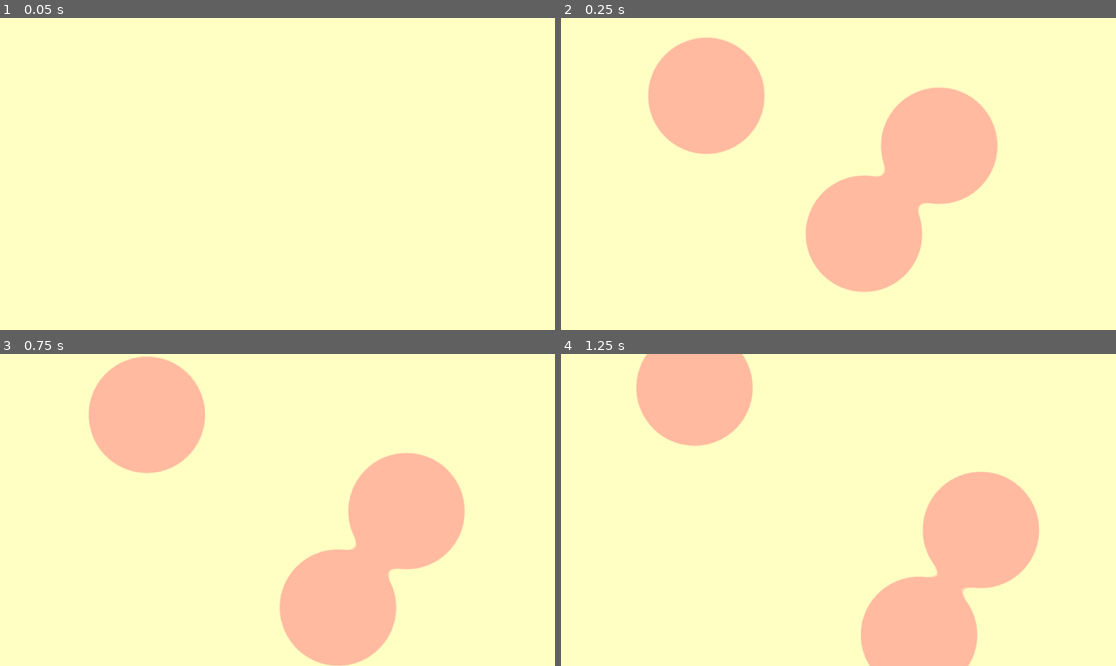
Above: before the commit, frames 1-4 (two rows, left to right).
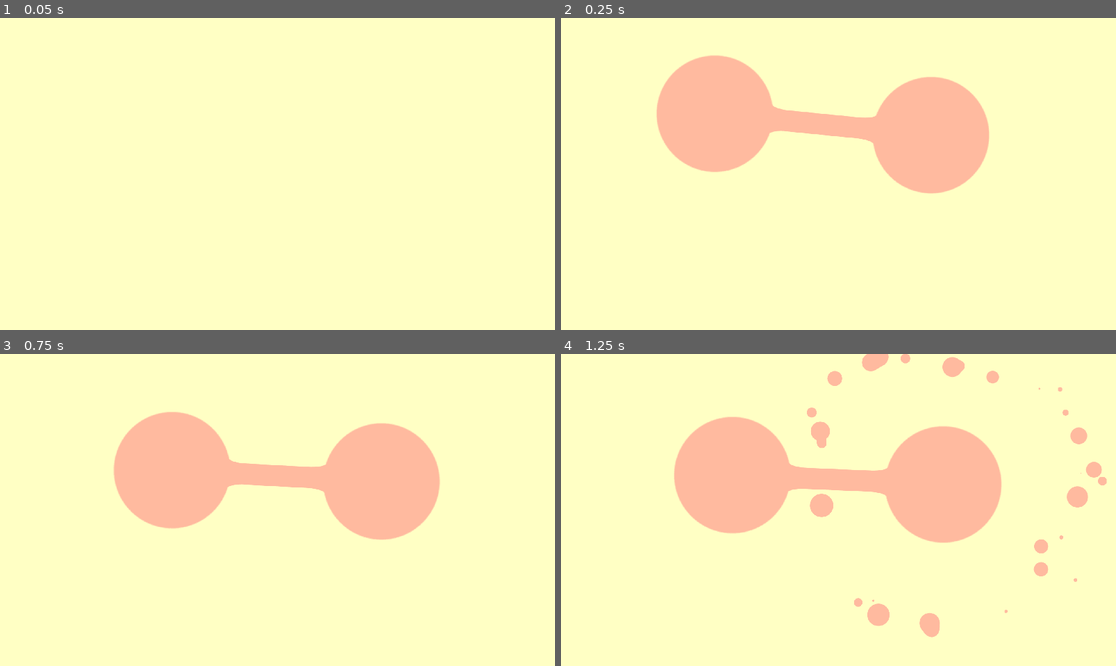
Above: after the commit, the same moments.

Repository: AlexeyBond/old-46-game
Game: Godot game, scene res://root.tscn
Two runs of this game, one before a commit and one after it. Both use one fixed random seed, a clock stepped at 60 frames per second and the inputs below.
Inputs (mouse positions are in pixels of both pictures, inside the frame that each line leads up to):
- Up to frame 1 (0.05 s): no input
- Up to frame 2 (0.25 s): no input
- Up to frame 3 (0.75 s): move the mouse to (399, 494) at 0.52 s; click (399, 494) at 0.6 s
- Up to frame 4 (1.25 s): no input

Frame 1 is identical in both runs. In frame 2, 12% of the frame differs, in the area x 15-79%, y 6-88%; in frame 3, 21%; in frame 4, 26%, in the area x 13-99%, y 0-100%.
Error before the commit: Invalid call. Nonexistent function 'set_seed' in base 'Node2D (ball.tscn::1)'.

Commit message:
ggwp

Diff:
--- a/ball.tscn
+++ b/ball.tscn
@@ -1,7 +1,8 @@
-[gd_scene load_steps=6 format=2]
+[gd_scene load_steps=8 format=2]
 
 [ext_resource path="res://additive-1.tres" type="Material" id=1]
 [ext_resource path="res://proc/sketch_200418a/sprite.png" type="Texture" id=2]
+[ext_resource path="res://sound/1_s.ogg" type="AudioStream" id=3]
 
 [sub_resource type="GDScript" id=1]
 script/source = "extends Node2D
@@ -10,13 +11,38 @@
 export(float, 0.5, 2) var size = 1
 
 var colors = [Color(1,0,0), Color(0,1,0), Color(0,0,1)];
+var sounds = [
+	[
+		load('res://sound/1_s.ogg'),
+		load('res://sound/2_s.ogg'),
+		load('res://sound/3_s.ogg'),
+	],
+	[
+		load('res://sound/1_s.ogg'),
+		load('res://sound/2_s.ogg'),
+		load('res://sound/3_s.ogg'),
+	],
+	[
+		load('res://sound/1_s.ogg'),
+		load('res://sound/2_s.ogg'),
+		load('res://sound/3_s.ogg'),
+	],
+];
 
 func randomize():
 	group = ceil(rand_range(-0.99, 2))
 	size = rand_range(0.5, 2)
 
 func _ready():
-	$RigidBody2D/sprite.modulate = colors[group]
+	get_node('../../Timer').connect('timeout', self, 'tick')
+	var group_sounds = sounds[group]
+	group_sounds.shuffle()
+	$AudioStreamPlayer.stream = group_sounds[0];
+	$AudioStreamPlayer.stream.set_loop(false)
+	$RigidBody2D/CPUParticles2D.modulate = colors[group]
+	$RigidBody2D/CPUParticles2D.transform = Transform2D(0, Vector2(0,0)).scaled(Vector2(size,size) * 1.1)
+	modulate = colors[group]
+	$RigidBody2D.linear_damp = 0.01
 	$RigidBody2D.linear_velocity = Vector2(0,rand_range(100, 300)).rotated(rand_range(0, 2.0*PI))
 	$RigidBody2D/sprite.scale = Vector2(size, size)
 	$RigidBody2D/CollisionShape2D.transform = $RigidBody2D/CollisionShape2D.transform.scaled(Vector2(size,size))
@@ -27,22 +53,70 @@
 
 func get_position():
 	return $RigidBody2D.get_global_transform().get_origin()
+
+var activated_since_last_tick = false
+var ticks_without_tick_activation = 0
+
+func activate():
+	$AudioStreamPlayer.play()
+	$RigidBody2D/CPUParticles2D.emitting = true
+	$RigidBody2D/CPUParticles2D.restart()
+	activated_since_last_tick = true
+
+var links = []
+
+func add_link(link):
+	links.append(link)
+	$RigidBody2D.linear_damp = 1
+
+func remove_link(link):
+	links.remove(links.find(link))
+	$RigidBody2D.linear_damp = 0.1
+	$RigidBody2D.linear_velocity = Vector2(0,rand_range(100, 300)).rotated(rand_range(0, 2.0*PI))
+
+func get_link_to(ball):
+	for link in links:
+		if link.connects(ball):
+			return link
+	return null
+
+func tick():
+	if activated_since_last_tick:
+		for link in links:
+			var peer = link.other_for(self)
+			peer.tick_activate()
+		activated_since_last_tick = false
+	ticks_without_tick_activation = ticks_without_tick_activation + 1
+
+func tick_activate():
+	if ticks_without_tick_activation > 1:
+		activate()
+		ticks_without_tick_activation = 0
+
 "
 
 [sub_resource type="PhysicsMaterial" id=2]
 friction = 0.0
+rough = true
 bounce = 1.0
+absorbent = true
 
 [sub_resource type="CircleShape2D" id=3]
 radius = 200.0
+
+[sub_resource type="Gradient" id=4]
+offsets = PoolRealArray( 0, 0.291829, 0.770428, 0.996109 )
+colors = PoolColorArray( 0, 0, 0, 1, 0.742188, 0.742188, 0.742188, 1, 0.372559, 0.372559, 0.372559, 1, 0, 0, 0, 1 )
 
 [node name="Node2D" type="Node2D"]
 script = SubResource( 1 )
 
 [node name="RigidBody2D" type="RigidBody2D" parent="."]
+mass = 748.0
 physics_material_override = SubResource( 2 )
 gravity_scale = 0.0
-linear_damp = 0.0
+linear_damp = 1.0
+angular_damp = 128.0
 
 [node name="CollisionShape2D" type="CollisionShape2D" parent="RigidBody2D"]
 shape = SubResource( 3 )
@@ -50,3 +124,24 @@
 [node name="sprite" type="Sprite" parent="RigidBody2D"]
 material = ExtResource( 1 )
 texture = ExtResource( 2 )
+
+[node name="CPUParticles2D" type="CPUParticles2D" parent="RigidBody2D"]
+material = ExtResource( 1 )
+emitting = false
+amount = 32
+one_shot = true
+explosiveness = 0.86
+texture = ExtResource( 2 )
+emission_shape = 1
+emission_sphere_radius = 35.19
+spread = 180.0
+gravity = Vector2( 0, 0 )
+initial_velocity = 1000.0
+linear_accel = -500.0
+scale_amount = 0.0
+scale_amount_random = 0.2
+color_ramp = SubResource( 4 )
+
+[node name="AudioStreamPlayer" type="AudioStreamPlayer" parent="."]
+pause_mode = 2
+stream = ExtResource( 3 )
--- a/content-1.tscn
+++ b/content-1.tscn
@@ -1,6 +1,7 @@
-[gd_scene load_steps=4 format=2]
+[gd_scene load_steps=5 format=2]
 
 [ext_resource path="res://ball.tscn" type="PackedScene" id=1]
+[ext_resource path="res://link.tscn" type="PackedScene" id=2]
 
 [sub_resource type="GDScript" id=1]
 script/source = "extends Node2D
@@ -11,7 +12,7 @@
 
 # Called when the node enters the scene tree for the first time.
 func _ready():
-	pass
+	$links/link1.init($balls/ball1, $balls/ball2)
 
 # Called every frame. 'delta' is the elapsed time since the previous frame.
 #func _process(delta):
@@ -20,8 +21,56 @@
 onready var balls = $balls
 
 onready var ballscene = load('res://ball.tscn')
+onready var linkscene = load('res://link.tscn')
+
+func get_ball_at_point_0(pt, a, b):
+	var space_state = get_world_2d().direct_space_state
+	var result = space_state.intersect_ray(pt + a, pt + b)
+
+	if not ('collider' in result):
+		return null
+
+	var may_be_ball = result['collider'].get_parent()
+	if may_be_ball.get_parent() == balls:
+		return may_be_ball
+
+	return null
+
+func get_ball_at_point(pt):
+	var ball = null
+
+	if not ball:
+		ball = get_ball_at_point_0(pt, Vector2(300,0), Vector2(-300,0))
+
+	if not ball:
+		ball = get_ball_at_point_0(pt, Vector2(0,300), Vector2(0,-300))
+
+	if not ball:
+		ball = get_ball_at_point_0(pt, Vector2(-300,0), Vector2(300,0))
+
+	if not ball:
+		ball = get_ball_at_point_0(pt, Vector2(0,-300), Vector2(0,300))
+
+	if not ball:
+		ball = get_ball_at_point_0(pt, Vector2(-300,0), Vector2(300,0))
+
+	if not ball:
+		ball = get_ball_at_point_0(pt, Vector2(0,-300), Vector2(0,300))
+
+	if not ball:
+		ball = get_ball_at_point_0(pt, Vector2(300,0), Vector2(-300,0))
+
+	if not ball:
+		ball = get_ball_at_point_0(pt, Vector2(0,300), Vector2(0,-300))
+
+	return ball
 
 func on_click(world_pos):
+	var exist_ball = get_ball_at_point(world_pos)
+	if exist_ball:
+		exist_ball.activate()
+		return
+
 	var new_ball = ballscene.instance()
 	new_ball.randomize()
 	new_ball.transform = Transform2D(0, world_pos)
@@ -32,7 +81,33 @@
 	var rect = Rect2(ch0pos, Vector2(0,0))
 	for ch in balls.get_children():
 		rect = rect.expand(ch.get_position())
-	return rect.grow(100)
+	return rect.grow(300)
+
+func start_drag(position):
+	return get_ball_at_point(position)
+
+func end_drag(first_ball, position):
+	if not first_ball:
+		return
+	var second_ball = get_ball_at_point(position)
+	if not second_ball:
+		return
+	if second_ball.group != first_ball.group:
+		return
+	if first_ball == second_ball:
+		return on_click(position)
+	var exist_link = first_ball.get_link_to(second_ball)
+
+	if exist_link:
+		exist_link.destroy()
+		return
+
+	var lnk = linkscene.instance()
+	$links.add_child(lnk)
+	lnk.init(first_ball, second_ball)
+
+
+
 "
 
 [sub_resource type="RectangleShape2D" id=2]
@@ -42,6 +117,7 @@
 script = SubResource( 1 )
 
 [node name="borders" type="Node2D" parent="."]
+editor/display_folded = true
 
 [node name="StaticBody2D" type="StaticBody2D" parent="borders"]
 
@@ -69,15 +145,16 @@
 
 [node name="balls" type="Node2D" parent="."]
 
-[node name="Node2D" parent="balls" instance=ExtResource( 1 )]
+[node name="ball1" parent="balls" instance=ExtResource( 1 )]
 position = Vector2( 25404, 17438.7 )
 group = 2
 
-[node name="Node2D2" parent="balls" instance=ExtResource( 1 )]
+[node name="ball2" parent="balls" instance=ExtResource( 1 )]
 position = Vector2( 26161.9, 17542 )
 group = 2
 
-[node name="Node2D3" parent="balls" instance=ExtResource( 1 )]
+[node name="ball3" parent="balls" instance=ExtResource( 1 )]
+visible = false
 position = Vector2( 25899.5, 17822.9 )
 group = 2
 
@@ -99,3 +176,11 @@
 margin_top = 31605.7
 margin_right = 400.508
 margin_bottom = 32217.7
+
+[node name="links" type="Node2D" parent="."]
+
+[node name="link1" parent="links" instance=ExtResource( 2 )]
+
+[node name="Timer" type="Timer" parent="."]
+wait_time = 1.6
+autostart = true
--- /dev/null
+++ b/link.gd
@@ -0,0 +1,63 @@
+extends Node2D
+
+
+var ball1
+var ball2
+var body1: RigidBody2D
+var body2: RigidBody2D
+var initialSpriteTransform: Transform2D
+
+func init(ball1_, ball2_):
+	ball1 = ball1_
+	ball2 = ball2_
+	body1 = ball1.get_node('RigidBody2D')
+	body2 = ball2.get_node('RigidBody2D')
+	$Sprite.modulate = ball1.modulate
+
+	ball1.add_link(self)
+	ball2.add_link(self)
+func create_joint_():
+	var j: DampedSpringJoint2D = DampedSpringJoint2D.new()
+	j.set_length(
+		body1.get_global_transform().get_origin().distance_to(body2.get_global_transform().get_origin())
+	)
+	#j.set_length(50)
+	j.set_rest_length(10)
+	j.set_node_a(body1.get_path())
+	j.set_node_b(body2.get_path())
+	j.set_damping(1)
+	j.set_stiffness(1)
+	j.set_bias(0.01)
+
+	add_child(j)
+
+
+func _ready():
+	initialSpriteTransform = $Sprite.transform
+
+func _process(delta):
+	if (not body1) or (not body2):
+		print ('link not initialized')
+		return
+	var p1: Vector2 = body1.get_global_transform().get_origin()
+	var p2: Vector2 = body2.get_global_transform().get_origin()
+
+	$Sprite.transform = Transform2D(
+		(p2 - p1) / 512,
+		(p2 - p1).rotated(PI / 2.0).normalized() * 0.2,
+		p1
+	)
+
+func connects(ball):
+	return ball1 == ball or ball2 == ball
+
+func other_for(ball):
+	if ball == ball1:
+		return ball2
+	else:
+		return ball1
+
+func destroy():
+	ball1.remove_link(self)
+	ball2.remove_link(self)
+	get_parent().remove_child(self)
--- /dev/null
+++ b/link.tscn
@@ -0,0 +1,17 @@
+[gd_scene load_steps=4 format=2]
+
+[ext_resource path="res://link.gd" type="Script" id=1]
+[ext_resource path="res://additive-1.tres" type="Material" id=2]
+[ext_resource path="res://proc/sketch_200418b/sprite.png" type="Texture" id=3]
+
+[node name="Node2D" type="Node2D"]
+script = ExtResource( 1 )
+
+[node name="Sprite" type="Sprite" parent="."]
+material = ExtResource( 2 )
+scale = Vector2( 1, 0.5 )
+texture = ExtResource( 3 )
+offset = Vector2( 256, 0 )
+
+[node name="DampedSpringJoint2D" type="DampedSpringJoint2D" parent="."]
+stiffness = 1.2
--- a/project.godot
+++ b/project.godot
@@ -39,6 +39,11 @@
  ]
 }
 
+[physics]
+
+2d/default_gravity=0
+2d/default_gravity_vector=Vector2( 0, 0 )
+
 [rendering]
 
 quality/driver/driver_name="GLES2"
--- a/root.tscn
+++ b/root.tscn
@@ -10,6 +10,9 @@
 # var a = 2
 # var b = \"text\"
 
+func _init():
+	randomize();
+
 # Called when the node enters the scene tree for the first time.
 func _ready():
 	pass # Replace with function body.
@@ -19,11 +22,19 @@
 onready var camera: Camera2D = get_node(\"ViewportContainer/Viewport/viewer/camera\");
 onready var content = get_node(\"ViewportContainer/Viewport/content\");
 
+var drag_key
+
 func _input(event):
 	if event.is_action('exit'):
 		get_tree().quit();
+	elif event.is_action_pressed(\"click\"):
+		drag_key = content.start_drag(camera.get_global_mouse_position())
 	elif event.is_action_released('click'):
-		content.on_click(camera.get_global_mouse_position())
+		if drag_key:
+			content.end_drag(drag_key, camera.get_global_mouse_position())
+		else:
+			content.on_click(camera.get_global_mouse_position())
+		drag_key = null
 
 
 func _process(delta):
Binary file added: proc/sketch_200418b/sprite.png
Not shown, added: proc/sketch_200418b/sprite.png.import
Not shown, added: sound/1_s.ogg.import
Not shown, added: sound/2_s.ogg.import
Not shown, added: sound/3_s.ogg.import
Not shown, added: sound/4_AmpleGuitarMIILite.ogg.import
Not shown, added: sound/5_NiceKeysUltimateV.ogg.import
Not shown, added: sound/6_AmpleGuitarMIILite.ogg.import
Not shown, added: sound/1_s.ogg
Not shown, added: sound/2_s.ogg
Not shown, added: sound/3_s.ogg
Not shown, added: sound/4_AmpleGuitarMIILite.ogg
(and 4 more such lines)
